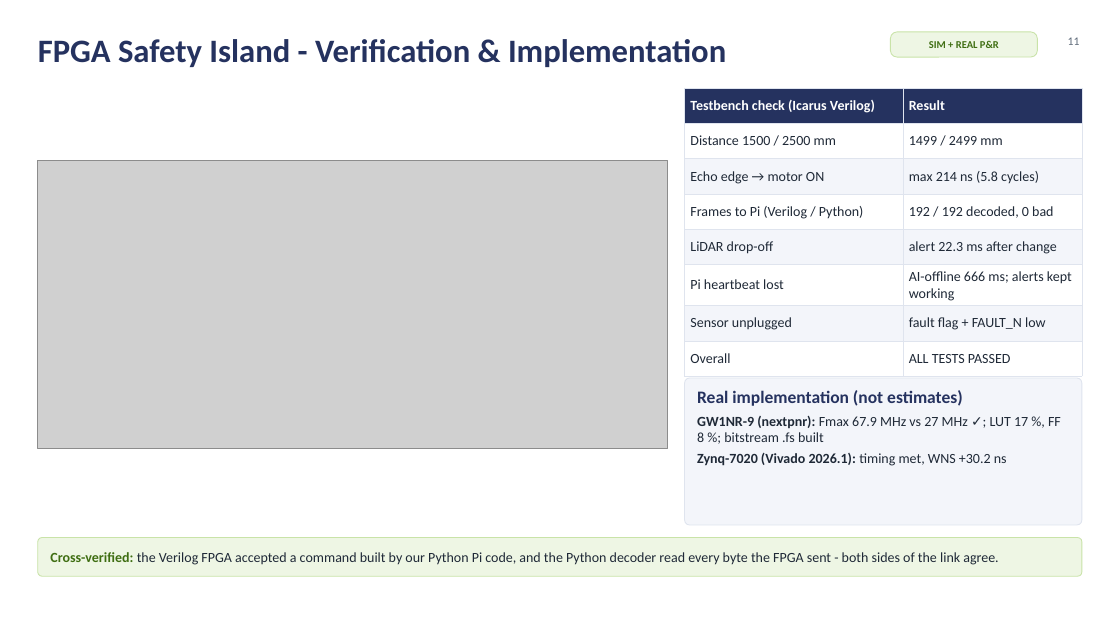
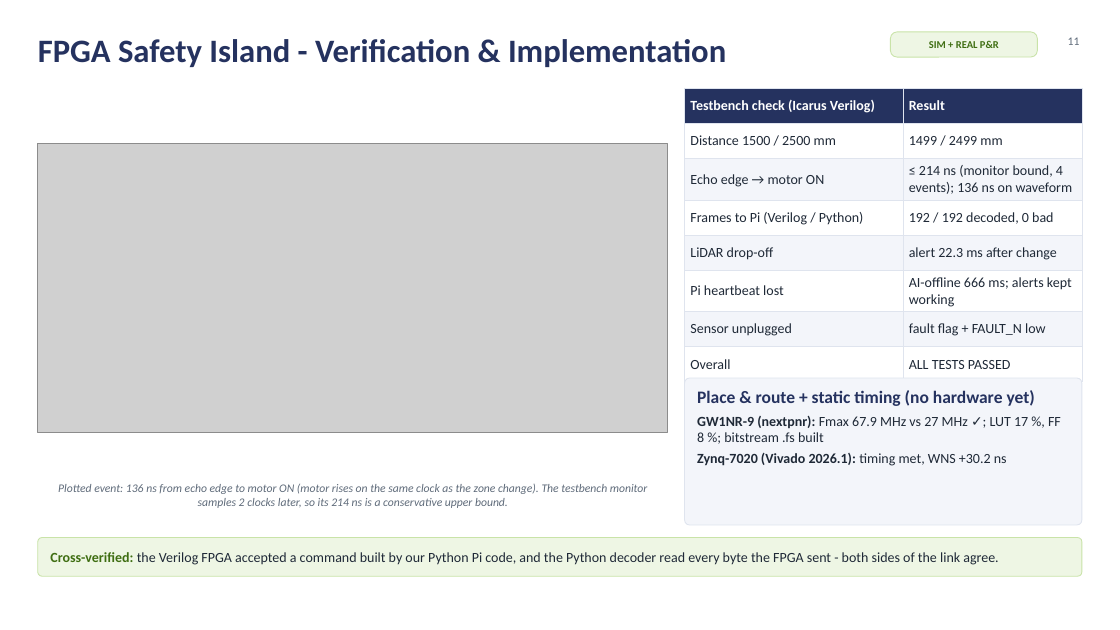
Before and after one commit to silentaf/viswa_id1, a slide deck: slide 11 of ppt/VisionAid_Stage2_Design_Deck.pptx. Drawn at 1120x630 pixels with LibreOffice and Linux fonts; fonts in the diff are those of the drawing; grey boxes stand for pictures; background and template pictures are left out. Boxes give left, top, right and bottom in pixels: in the first picture for what was removed or moved away, otherwise in the second. Text is boxed around its words. In the diff, an @@ line names an element or a change of style, - is before the commit and + after.

```diff
--- a/ppt/VisionAid_Stage2_Design_Deck.pptx
+++ b/ppt/VisionAid_Stage2_Design_Deck.pptx
@@ table at (685, 88, 1082, 373) @@
-row 3, column 2: max 214 ns (5.8 cycles)
+row 3, column 2: ≤ 214 ns (monitor bound, 4 events); 136 ns on waveform
@@ picture: place and size @@
-picture at (38, 160, 668, 450)
+picture at (38, 144, 668, 433)
@@ text at (697, 390, 1035, 406): text changed @@
-Real implementation (not estimates)
+Place & route + static timing (no hardware yet)
@@ text added at (58, 484, 648, 508), 10 pt, text #5F6B7A, italic @@
+Plotted event: 136 ns from echo edge to motor ON (motor rises on the same clock as the zone change). The testbench monitor samples 2 clocks later, so its 214 ns is a conservative upper bound.
```
Also in this commit, not shown: 12 other slides changed, 21 other files.
